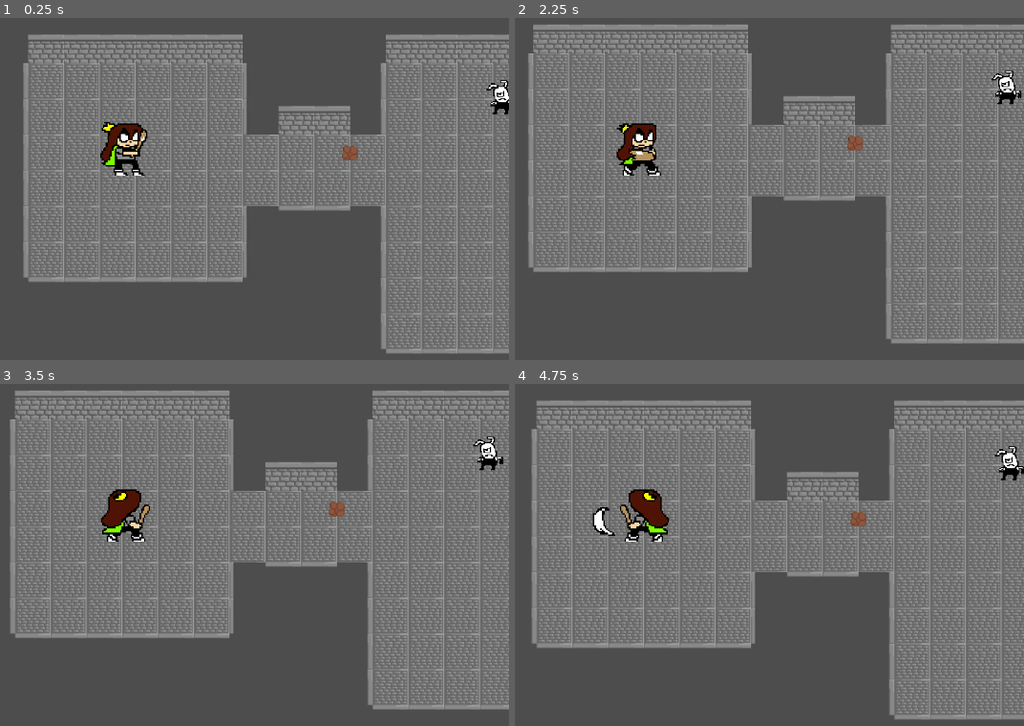
Above: before the commit, frames 1-4 (two rows, left to right).
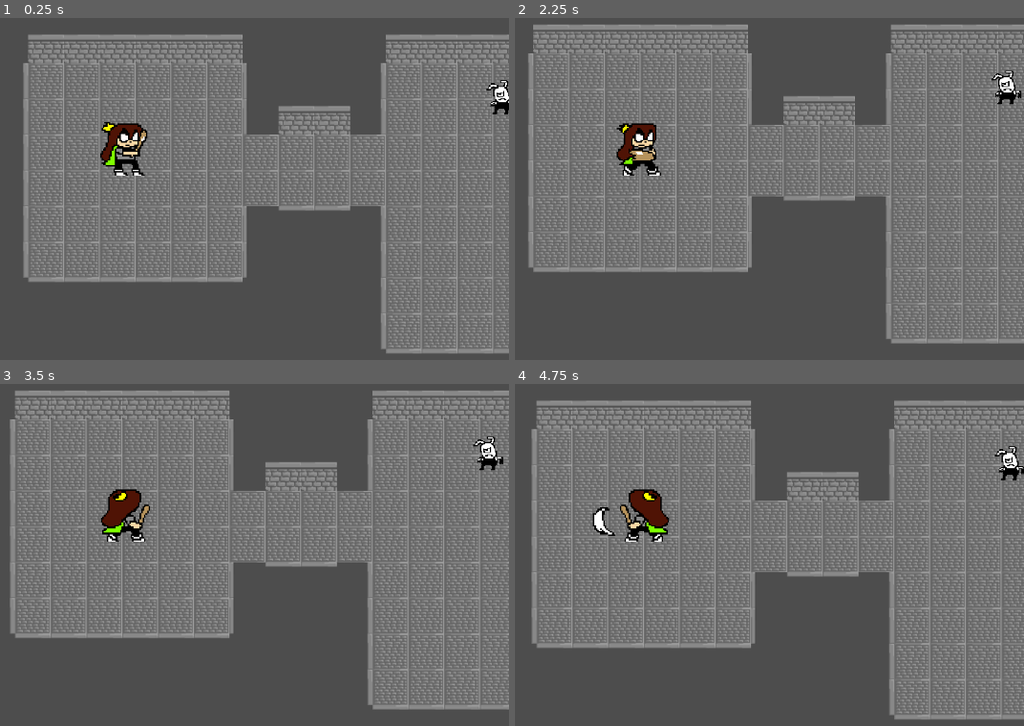
Above: after the commit, the same moments.

Repository: Megameca04/Proyecto_Cuki
Game: Godot game, scene res://Pruebas.tscn
Two runs of this game, one before a commit and one after it. Both use one fixed random seed, a clock stepped at 60 frames per second and the inputs below.
Inputs:
- Up to frame 1 (0.25 s): no input
- Up to frame 2 (2.25 s): tap Enter at 0.5 s; hold Right (ui_right) 0.53-1.28 s; hold Z (Atacar) 0.53-1.28 s; hold Down (ui_down) 1.28-2.03 s; tap X (Dash) at 1.35 s; hold Right (ui_right) from 2.03 s (still down); hold Z (Atacar) from 2.03 s (still down)
- Up to frame 3 (3.5 s): release Right (ui_right) at 2.78 s; release Z (Atacar) at 2.78 s; hold Up (ui_up) from 2.78 s (still down); tap X (Dash) at 2.85 s
- Up to frame 4 (4.75 s): release Up (ui_up) at 3.53 s; hold Z (Atacar) 3.53-4.28 s; hold Left (ui_left) from 3.53 s (still down); tap X (Dash) at 4.35 s

The runs differ from the first frame. In frame 1, 0.1% of the frame differs, in the area x 67-71%, y 37-42%; in frame 2, 0.1%; in frame 3, 0.1%, in the area x 64-68%, y 34-39%; in frame 4, 0.1%.

Commit message:
Shock and water damage Cuki

Diff:
--- a/Cuki-Clash of the Kuins/Pruebas.tscn
+++ b/Cuki-Clash of the Kuins/Pruebas.tscn
@@ -7,7 +7,6 @@
 [ext_resource type="PackedScene" uid="uid://b6wi067d3baqe" path="res://Entidades/Rabion.tscn" id="4_t0wj2"]
 [ext_resource type="PackedScene" uid="uid://gg8rb8xhhwk5" path="res://Entidades/blonk.tscn" id="5_w6h26"]
 [ext_resource type="PackedScene" uid="uid://c66oom3xhf7kf" path="res://Entidades/explosive_eater.tscn" id="6_ccqc4"]
-[ext_resource type="PackedScene" uid="uid://iab5o3evam08" path="res://Objetos/Element.tscn" id="8_wj6ta"]
 
 [sub_resource type="TileSetAtlasSource" id="TileSetAtlasSource_x75un"]
 texture = ExtResource("3_c7ptk")
@@ -91,6 +90,3 @@
 tile_set = SubResource("TileSet_ujgdq")
 format = 2
 layer_0/tile_data = PackedInt32Array(65536, 1, 1, 131072, 1, 1, 196608, 1, 1, 262144, 1, 1, 327680, 1, 1, 65543, 131073 …(10690 unchanged characters)…
-
-[node name="Poison" parent="." instance=ExtResource("8_wj6ta")]
-position = Vector2(360, 126)
--- a/Cuki-Clash of the Kuins/Scripts/Cuki.gd
+++ b/Cuki-Clash of the Kuins/Scripts/Cuki.gd
@@ -135,4 +135,6 @@
 		attackedBySomething(500, 1, area)
 	if area.is_in_group("Elements"):
 		elemental_state.contactWithElement(area.name)
+		if (area.name == "Water" && elemental_state.getMovementState() == "Paralyzed"):
+			attackedBySomething(0, 1, area)
 		area.queue_free()
Not shown: 2 places in Cuki-Clash of the Kuins/Entidades/Chooty.tscn that only renumber resources
Not shown: 2 places in Cuki-Clash of the Kuins/Entidades/Cuki.tscn that only renumber resources
Not shown: 2 places in Cuki-Clash of the Kuins/Entidades/Rabion.tscn that only renumber resources
Not shown: 2 places in Cuki-Clash of the Kuins/Entidades/blonk.tscn that only renumber resources
Not shown: 2 places in Cuki-Clash of the Kuins/Entidades/explosive_eater.tscn that only renumber resources
Not shown: 1 places in Cuki-Clash of the Kuins/Pruebas.tscn that only renumber resources
